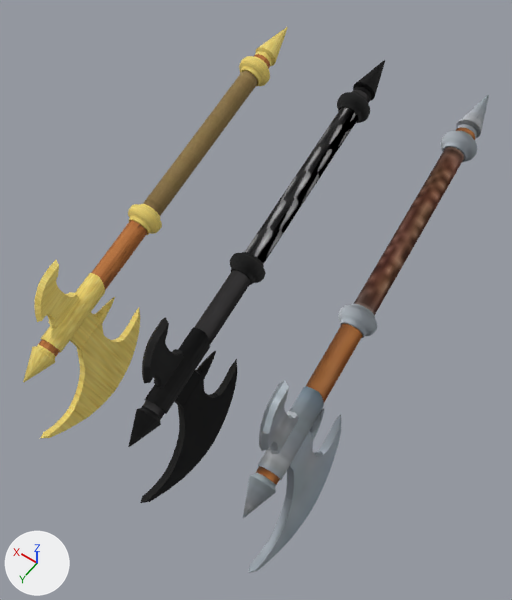
An edit to the FBX model VirtualInvestigator/VirtualInvestigator/VirtualInvestigatorContent/FreeAXE.fbx, drawn before and after from the same camera.
Both versions are drawn from a 50 mm camera at (-0.114, 0.1272, 0.2102) aimed at (-0.0283, 0.0072, 0.0217). The lights are fixed; the arrows at lower left show +X, +Y and +Z. Where no turn or scale is listed for an object, it has been applied to the vertices.

The older version as bpy lines, for what is in view:
```python
me_mesh = bpy.data.meshes.new('Mesh')
me_mesh.from_pydata(...)  # 1459 vertices, 1377 faces; spans x -0.011..0.012, y -0.081..0.08, z -0.041..0.029
me_mesh.materials.append(mat_royal)  # picture img_axecolor3_jpg
me_mesh_001 = bpy.data.meshes.new('Mesh.001')
me_mesh_001.from_pydata(...)  # 1459 vertices, 1377 faces; spans x -0.011..0.012, y -0.081..0.08, z -0.041..0.029
me_mesh_001.materials.append(mat_villian)
me_mesh_002 = bpy.data.meshes.new('Mesh.002')
me_mesh_002.from_pydata(...)  # 1459 vertices, 1377 faces; spans x -0.011..0.012, y -0.081..0.08, z -0.041..0.029
me_mesh_002.materials.append(mat_hero)
ob_heroaxe = bpy.data.objects.new('HeroAxe', me_mesh_002)
ob_heroaxe.location = (-0.0673, -0.0037, 0.0338)
ob_royalaxe = bpy.data.objects.new('RoyalAXE', me_mesh)
ob_royalaxe.location = (0.012, 0.001, 0.0336)
ob_villianaxe = bpy.data.objects.new('VillianAXE', me_mesh_001)
ob_villianaxe.location = (-0.0285, -0.0014, 0.0337)
```
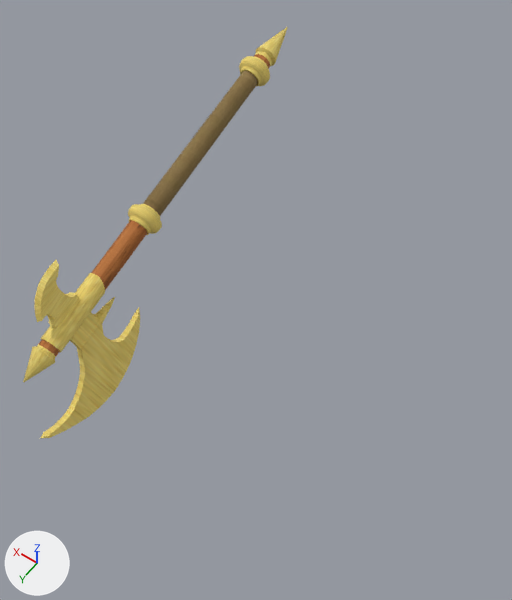
Changed parts and their boxes (x1, y1, x2, y2) in the pictures (512 x 600 px):
'HeroAxe', deleted
    before: (243, 95, 489, 573)
'VillianAXE', deleted
    before: (128, 60, 385, 503)

The change, as a diff of the scene's bpy script:
```diff
--- a/VirtualInvestigator/VirtualInvestigator/VirtualInvestigatorContent/FreeAXE.fbx.py
+++ b/VirtualInvestigator/VirtualInvestigator/VirtualInvestigatorContent/FreeAXE.fbx.py
@@ ob_villianaxe @@
-ob_villianaxe = bpy.data.objects.new('VillianAXE', me_mesh_001)
-ob_villianaxe.location = (-0.0285, -0.0014, 0.0337)
@@ ob_heroaxe @@
-ob_heroaxe = bpy.data.objects.new('HeroAxe', me_mesh_002)
-ob_heroaxe.location = (-0.0673, -0.0037, 0.0338)
```
